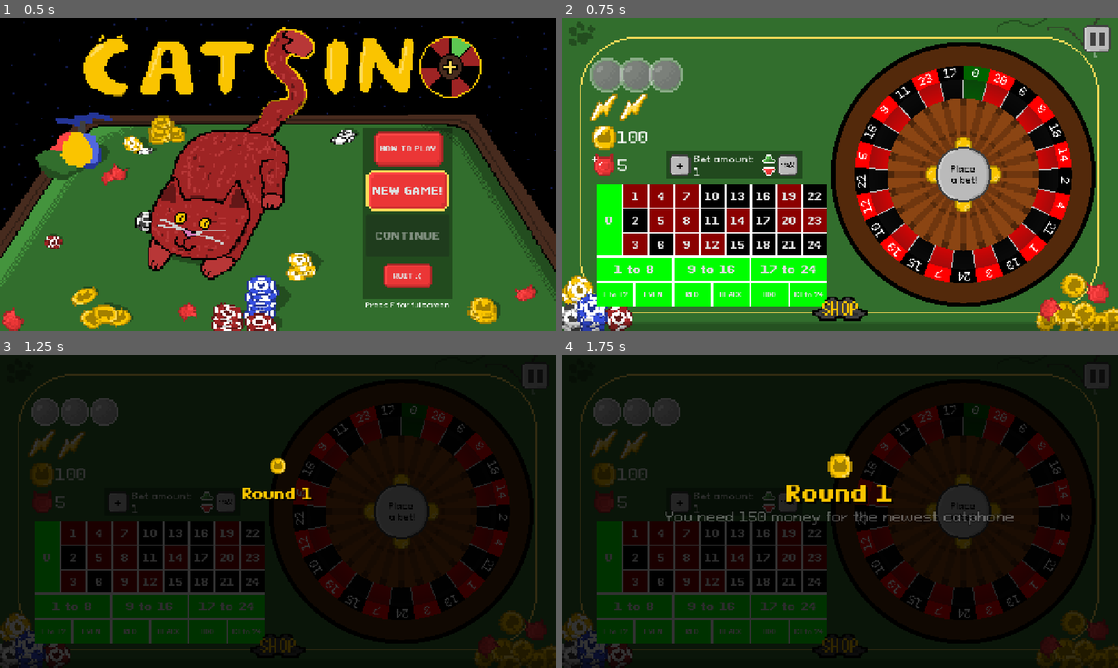
Above: before the commit, frames 1-4 (two rows, left to right).
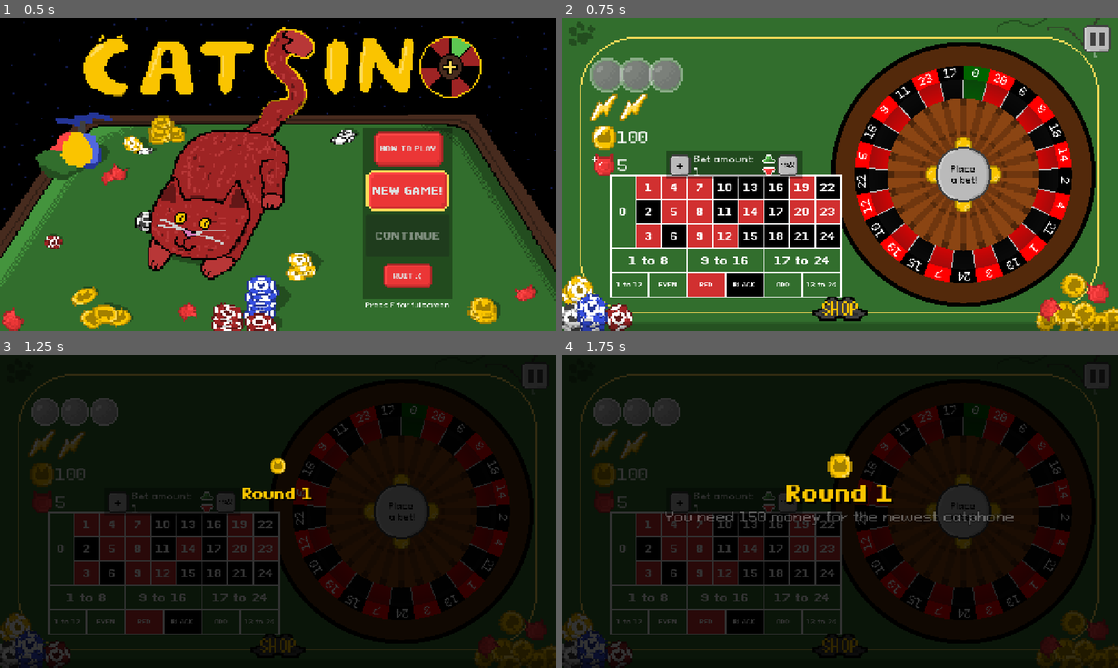
Above: after the commit, the same moments.

Repository: DuneRanger/Very-Serious-GameJam-2026
Game: Godot game, scene res://scenes/main.tscn
Two runs of this game, one before a commit and one after it. Both use one fixed random seed, a clock stepped at 60 frames per second and the inputs below. Sound files missing from this copy of the repository are replaced by a short silence.
Inputs:
- Up to frame 1 (0.5 s): no input
- Up to frame 2 (0.75 s): click "NEW GAME!" at 0.5 s
- Up to frame 3 (1.25 s): no input
- Up to frame 4 (1.75 s): click "0" at 1.25 s

Frame 1 is identical in both runs. In frame 2, 16% of the frame differs, in the area x 6-51%, y 50-93%; in frame 3, 12%; in frame 4, 12%.

Commit message:
Changed the betting system container and added a popup for money betted on a field

Diff:
--- a/scenes/game/game_scene/betting_system/bet_button.gd
+++ b/scenes/game/game_scene/betting_system/bet_button.gd
@@ -1,61 +1,75 @@
 class_name bet_button extends Button
 
-const base_color : Color = Color.GREEN
-const red_color : Color = Color.DARK_RED
-const black_color : Color = Color.BLACK
+const base_color : Color = Color("326e2dff")
+const red_color : Color = Color("d13030ff")
+const black_color : Color = Color("000000ff")
+
+var stylebox : StyleBoxFlat = null
 
 @export var button_id: int
 var amount_bet : int
 
-func set_color(new_color : Color):
-	var stylebox : StyleBoxFlat = StyleBoxFlat.new()
-	stylebox.bg_color = new_color
+func make_stylebox():
+	stylebox = StyleBoxFlat.new()
+	stylebox.border_color = Color("#ffffff00")
+	stylebox.border_width_bottom = 2
+	stylebox.border_width_top = 2
+	stylebox.border_width_right = 2
+	stylebox.border_width_left = 2
 	add_theme_stylebox_override("normal", stylebox)
 	add_theme_stylebox_override("hover_pressed", stylebox)
 	add_theme_stylebox_override("hover", stylebox)
 	add_theme_stylebox_override("pressed", stylebox)
 
 func _on_cells_change():
+	if button_id == GameEnums.max_roulette_num + 8:
+		stylebox.bg_color = red_color
+	if button_id == GameEnums.max_roulette_num + 9:
+		stylebox.bg_color = black_color
 	if betting_system.get_bet_type(button_id) != GameEnums.bet_types.NUMBER:
 		return
+
 	if GameManagerGlobal.red_cell_counts[button_id] > 0:
 		print("Changing color of field: ", button_id, " to red")
-		set_color(red_color)
+		stylebox.bg_color = red_color
 	elif GameManagerGlobal.black_cell_counts[button_id] > 0:
 		print("Changing color of field: ", button_id, " to black")
-		set_color(black_color)
+		stylebox.bg_color = black_color
 	else:
 		print("Changing color of field: ", button_id, " to gree")
-		set_color(base_color)
+		stylebox.bg_color = base_color
 
 func _ready() -> void:
+	make_stylebox()
 	add_theme_font_size_override("font_size", betting_system.get_font_size(button_id))
 	$ChipAbove.texture = load("res://assets/textures/chips/chip_black.png")
 	$ChipAbove.visible = false
 	$BetValueLabel.visible = false
-	set_color(base_color)
+
+	stylebox.bg_color = base_color
 	GameManagerGlobal.signal_change_amount_bet.connect(_on_change_amount)
 	GameManagerGlobal.signal_commit_cell_change_finished.connect(_on_cells_change)
 
 func _on_change_amount(id : int, value : int):
 	if (id != button_id and id != betting_system.all_buttons_id):
-		#print("Caught from button: " + str(button_id) + ", returning")
 		return
-	#print("Caught from button: " + str(button_id) + ", doing")
 	$ChipAbove.texture = betting_system.get_chip_texture(value)
 	amount_bet = value
-	if amount_bet == 0:
+	if amount_bet != 0:
+		$ChipAbove.visible = true
+		_on_mouse_entered()
+	else:
 		$ChipAbove.visible = false
-	else:
-		$ChipAbove.visible = true
-	_on_mouse_entered()
+		_on_mouse_exited()
 
 func _on_button_down() -> void:
 	GameManagerGlobal.signal_placed_bet.emit(button_id)
 
 func _on_mouse_entered() -> void:
-	print("Showing value on: ", button_id)
 	if amount_bet > 0:
+		print("Showing value on: ", button_id)
+		$BetValueLabel.text = "[bgcolor=dim_gray]" + str(amount_bet) + "[/bgcolor]"
+		$BetValueLabel.z_index = 100
 		$BetValueLabel.visible = true
 
 
--- a/scenes/game/game_scene/betting_system/bet_button.tscn
+++ b/scenes/game/game_scene/betting_system/bet_button.tscn
@@ -3,29 +3,29 @@
 [ext_resource type="FontFile" uid="uid://d0mkojug0pvql" path="res://assets/fonts/PixeloidSans-Bold.otf" id="1_8aveq"]
 [ext_resource type="Script" uid="uid://b2d37epksykgv" path="res://scenes/game/game_scene/betting_system/bet_button.gd" id="1_fcqf7"]
 [ext_resource type="Texture2D" uid="uid://dut742t7mmgrt" path="res://assets/textures/chips/chip_black.png" id="4_7vuyt"]
+[ext_resource type="FontFile" uid="uid://btfhjobeerona" path="res://assets/fonts/PixeloidSans.otf" id="4_iygw7"]
 
 [sub_resource type="StyleBoxFlat" id="StyleBoxFlat_by6ed"]
-
-[sub_resource type="StyleBoxFlat" id="StyleBoxFlat_7vuyt"]
-
-[sub_resource type="StyleBoxFlat" id="StyleBoxFlat_iygw7"]
-
-[sub_resource type="StyleBoxFlat" id="StyleBoxFlat_qfsh5"]
+border_width_left = 4
+border_width_top = 4
+border_width_right = 4
+border_width_bottom = 4
+border_color = Color(0.7329726, 0.7956592, 0.9768823, 1)
 
 [node name="Button" type="Button" unique_id=1147380025]
 offset_right = 8.0
 offset_bottom = 8.0
+theme_override_colors/font_color = Color(1, 1, 1, 1)
+theme_override_colors/font_pressed_color = Color(0.6392157, 0.5019608, 0, 1)
+theme_override_colors/font_hover_color = Color(0.98039216, 0.76862746, 0, 1)
+theme_override_colors/font_hover_pressed_color = Color(1, 1, 1, 1)
 theme_override_fonts/font = ExtResource("1_8aveq")
 theme_override_font_sizes/font_size = 8
 theme_override_styles/normal = SubResource("StyleBoxFlat_by6ed")
-theme_override_styles/pressed = SubResource("StyleBoxFlat_7vuyt")
-theme_override_styles/hover = SubResource("StyleBoxFlat_iygw7")
-theme_override_styles/hover_pressed = SubResource("StyleBoxFlat_qfsh5")
 button_mask = 3
 script = ExtResource("1_fcqf7")
 
 [node name="ChipAbove" type="TextureRect" parent="." unique_id=1105024843]
-visible = false
 layout_mode = 1
 anchors_preset = 8
 anchor_left = 0.5
@@ -38,19 +38,28 @@
 offset_bottom = 20.0
 grow_horizontal = 2
 grow_vertical = 2
+mouse_filter = 2
 texture = ExtResource("4_7vuyt")
 
-[node name="BetValueLabel" type="Label" parent="." unique_id=604725977]
+[node name="BetValueLabel" type="RichTextLabel" parent="." unique_id=1625257675]
 layout_mode = 1
-anchors_preset = 5
+anchors_preset = 8
 anchor_left = 0.5
+anchor_top = 0.5
 anchor_right = 0.5
-offset_left = 123.0
-offset_top = 14.0
-offset_right = 172.0
-offset_bottom = 37.0
+anchor_bottom = 0.5
+offset_left = -124.25
+offset_top = -36.5
+offset_right = 124.25
+offset_bottom = 36.5
 grow_horizontal = 2
-text = "honvo"
+grow_vertical = 2
+mouse_filter = 2
+theme_override_fonts/normal_font = ExtResource("4_iygw7")
+bbcode_enabled = true
+text = "1234567890"
+shortcut_keys_enabled = false
+horizontal_alignment = 1
 
 [connection signal="button_down" from="." to="." method="_on_button_down"]
 [connection signal="mouse_entered" from="." to="." method="_on_mouse_entered"]
--- a/scenes/game/game_scene/betting_system/betting_system.tscn
+++ b/scenes/game/game_scene/betting_system/betting_system.tscn
@@ -6,186 +6,191 @@
 [node name="BettingSystem" type="VBoxContainer" unique_id=30140118]
 offset_right = 704.0
 offset_bottom = 384.0
+theme_override_constants/separation = 0
 script = ExtResource("1_dp4ot")
 
-[node name="NumberButtons" type="HBoxContainer" parent="." unique_id=676976511]
+[node name="HBoxContainer" type="HBoxContainer" parent="." unique_id=291844068]
 layout_mode = 2
 size_flags_vertical = 3
 size_flags_stretch_ratio = 3.0
-
-[node name="Button0" parent="NumberButtons" unique_id=1147380025 instance=ExtResource("2_gf42j")]
-layout_mode = 2
-size_flags_horizontal = 3
+theme_override_constants/separation = 0
+
+[node name="Button0" parent="HBoxContainer" unique_id=1147380025 instance=ExtResource("2_gf42j")]
+layout_mode = 2
+size_flags_horizontal = 3
+size_flags_vertical = 3
 text = "0"
 
-[node name="GridContainer" type="GridContainer" parent="NumberButtons" unique_id=494121812]
+[node name="NumberButtons" type="GridContainer" parent="HBoxContainer" unique_id=641749549]
 layout_mode = 2
 size_flags_horizontal = 3
 size_flags_stretch_ratio = 8.0
+theme_override_constants/h_separation = 0
+theme_override_constants/v_separation = 0
 columns = 8
 
-[node name="Button1" parent="NumberButtons/GridContainer" unique_id=370527494 instance=ExtResource("2_gf42j")]
+[node name="Button1" parent="HBoxContainer/NumberButtons" unique_id=370527494 instance=ExtResource("2_gf42j")]
 layout_mode = 2
 size_flags_horizontal = 3
 size_flags_vertical = 3
 text = "1"
 button_id = 1
 
-[node name="Button4" parent="NumberButtons/GridContainer" unique_id=1284816386 instance=ExtResource("2_gf42j")]
+[node name="Button4" parent="HBoxContainer/NumberButtons" unique_id=1284816386 instance=ExtResource("2_gf42j")]
 layout_mode = 2
 size_flags_horizontal = 3
 size_flags_vertical = 3
 text = "4"
 button_id = 4
 
-[node name="Button7" parent="NumberButtons/GridContainer" unique_id=237074829 instance=ExtResource("2_gf42j")]
+[node name="Button7" parent="HBoxContainer/NumberButtons" unique_id=237074829 instance=ExtResource("2_gf42j")]
 layout_mode = 2
 size_flags_horizontal = 3
 size_flags_vertical = 3
 text = "7"
 button_id = 7
 
-[node name="Button10" parent="NumberButtons/GridContainer" unique_id=49357896 instance=ExtResource("2_gf42j")]
+[node name="Button10" parent="HBoxContainer/NumberButtons" unique_id=49357896 instance=ExtResource("2_gf42j")]
 layout_mode = 2
 size_flags_horizontal = 3
 size_flags_vertical = 3
 text = "10"
 button_id = 10
 
-[node name="Button13" parent="NumberButtons/GridContainer" unique_id=2025435831 instance=ExtResource("2_gf42j")]
+[node name="Button13" parent="HBoxContainer/NumberButtons" unique_id=2025435831 instance=ExtResource("2_gf42j")]
 layout_mode = 2
 size_flags_horizontal = 3
 size_flags_vertical = 3
 text = "13"
 button_id = 13
 
-[node name="Button16" parent="NumberButtons/GridContainer" unique_id=602989780 instance=ExtResource("2_gf42j")]
+[node name="Button16" parent="HBoxContainer/NumberButtons" unique_id=602989780 instance=ExtResource("2_gf42j")]
 layout_mode = 2
 size_flags_horizontal = 3
 size_flags_vertical = 3
 text = "16"
 button_id = 16
 
-[node name="Button19" parent="NumberButtons/GridContainer" unique_id=1468206351 instance=ExtResource("2_gf42j")]
+[node name="Button19" parent="HBoxContainer/NumberButtons" unique_id=1468206351 instance=ExtResource("2_gf42j")]
 layout_mode = 2
 size_flags_horizontal = 3
 size_flags_vertical = 3
 text = "19"
 button_id = 19
 
-[node name="Button22" parent="NumberButtons/GridContainer" unique_id=1648766737 instance=ExtResource("2_gf42j")]
+[node name="Button22" parent="HBoxContainer/NumberButtons" unique_id=1648766737 instance=ExtResource("2_gf42j")]
 layout_mode = 2
 size_flags_horizontal = 3
 size_flags_vertical = 3
 text = "22"
 button_id = 22
 
-[node name="Button2" parent="NumberButtons/GridContainer" unique_id=593126348 instance=ExtResource("2_gf42j")]
+[node name="Button2" parent="HBoxContainer/NumberButtons" unique_id=593126348 instance=ExtResource("2_gf42j")]
 layout_mode = 2
 size_flags_horizontal = 3
 size_flags_vertical = 3
 text = "2"
 button_id = 2
 
-[node name="Button5" parent="NumberButtons/GridContainer" unique_id=5224901 instance=ExtResource("2_gf42j")]
+[node name="Button5" parent="HBoxContainer/NumberButtons" unique_id=5224901 instance=ExtResource("2_gf42j")]
 layout_mode = 2
 size_flags_horizontal = 3
 size_flags_vertical = 3
 text = "5"
 button_id = 5
 
-[node name="Button8" parent="NumberButtons/GridContainer" unique_id=1409872943 instance=ExtResource("2_gf42j")]
+[node name="Button8" parent="HBoxContainer/NumberButtons" unique_id=1409872943 instance=ExtResource("2_gf42j")]
 layout_mode = 2
 size_flags_horizontal = 3
 size_flags_vertical = 3
 text = "8"
 button_id = 8
 
-[node name="Button11" parent="NumberButtons/GridContainer" unique_id=1943613880 instance=ExtResource("2_gf42j")]
+[node name="Button11" parent="HBoxContainer/NumberButtons" unique_id=1943613880 instance=ExtResource("2_gf42j")]
 layout_mode = 2
 size_flags_horizontal = 3
 size_flags_vertical = 3
 text = "11"
 button_id = 11
 
-[node name="Button14" parent="NumberButtons/GridContainer" unique_id=494815009 instance=ExtResource("2_gf42j")]
+[node name="Button14" parent="HBoxContainer/NumberButtons" unique_id=494815009 instance=ExtResource("2_gf42j")]
 layout_mode = 2
 size_flags_horizontal = 3
 size_flags_vertical = 3
 text = "14"
 button_id = 14
 
-[node name="Button17" parent="NumberButtons/GridContainer" unique_id=1689607164 instance=ExtResource("2_gf42j")]
+[node name="Button17" parent="HBoxContainer/NumberButtons" unique_id=1689607164 instance=ExtResource("2_gf42j")]
 layout_mode = 2
 size_flags_horizontal = 3
 size_flags_vertical = 3
 text = "17"
 button_id = 17
 
-[node name="Button20" parent="NumberButtons/GridContainer" unique_id=2014062493 instance=ExtResource("2_gf42j")]
+[node name="Button20" parent="HBoxContainer/NumberButtons" unique_id=2014062493 instance=ExtResource("2_gf42j")]
 layout_mode = 2
 size_flags_horizontal = 3
 size_flags_vertical = 3
 text = "20"
 button_id = 20
 
-[node name="Button23" parent="NumberButtons/GridContainer" unique_id=1101390120 instance=ExtResource("2_gf42j")]
+[node name="Button23" parent="HBoxContainer/NumberButtons" unique_id=1101390120 instance=ExtResource("2_gf42j")]
 layout_mode = 2
 size_flags_horizontal = 3
 size_flags_vertical = 3
 text = "23"
 button_id = 23
 
-[node name="Button3" parent="NumberButtons/GridContainer" unique_id=1420978981 instance=ExtResource("2_gf42j")]
+[node name="Button3" parent="HBoxContainer/NumberButtons" unique_id=1420978981 instance=ExtResource("2_gf42j")]
 layout_mode = 2
 size_flags_horizontal = 3
 size_flags_vertical = 3
 text = "3"
 button_id = 3
 
-[node name="Button6" parent="NumberButtons/GridContainer" unique_id=123226043 instance=ExtResource("2_gf42j")]
+[node name="Button6" parent="HBoxContainer/NumberButtons" unique_id=123226043 instance=ExtResource("2_gf42j")]
 layout_mode = 2
 size_flags_horizontal = 3
 size_flags_vertical = 3
 text = "6"
 button_id = 6
 
-[node name="Button9" parent="NumberButtons/GridContainer" unique_id=265931556 instance=ExtResource("2_gf42j")]
+[node name="Button9" parent="HBoxContainer/NumberButtons" unique_id=265931556 instance=ExtResource("2_gf42j")]
 layout_mode = 2
 size_flags_horizontal = 3
 size_flags_vertical = 3
 text = "9"
 button_id = 9
 
-[node name="Button12" parent="NumberButtons/GridContainer" unique_id=593352802 instance=ExtResource("2_gf42j")]
+[node name="Button12" parent="HBoxContainer/NumberButtons" unique_id=593352802 instance=ExtResource("2_gf42j")]
 layout_mode = 2
 size_flags_horizontal = 3
 size_flags_vertical = 3
 text = "12"
 button_id = 12
 
-[node name="Button15" parent="NumberButtons/GridContainer" unique_id=1792735356 instance=ExtResource("2_gf42j")]
+[node name="Button15" parent="HBoxContainer/NumberButtons" unique_id=1792735356 instance=ExtResource("2_gf42j")]
 layout_mode = 2
 size_flags_horizontal = 3
 size_flags_vertical = 3
 text = "15"
 button_id = 15
 
-[node name="Button18" parent="NumberButtons/GridContainer" unique_id=45912133 instance=ExtResource("2_gf42j")]
+[node name="Button18" parent="HBoxContainer/NumberButtons" unique_id=45912133 instance=ExtResource("2_gf42j")]
 layout_mode = 2
 size_flags_horizontal = 3
 size_flags_vertical = 3
 text = "18"
 button_id = 18
 
-[node name="Button21" parent="NumberButtons/GridContainer" unique_id=1483634815 instance=ExtResource("2_gf42j")]
+[node name="Button21" parent="HBoxContainer/NumberButtons" unique_id=1483634815 instance=ExtResource("2_gf42j")]
 layout_mode = 2
 size_flags_horizontal = 3
 size_flags_vertical = 3
 text = "21"
 button_id = 21
 
-[node name="Button24" parent="NumberButtons/GridContainer" unique_id=782951881 instance=ExtResource("2_gf42j")]
+[node name="Button24" parent="HBoxContainer/NumberButtons" unique_id=782951881 instance=ExtResource("2_gf42j")]
 layout_mode = 2
 size_flags_horizontal = 3
 size_flags_vertical = 3
@@ -195,6 +200,7 @@
 [node name="ThirdsButtons" type="HBoxContainer" parent="." unique_id=2137869424]
 layout_mode = 2
 size_flags_vertical = 3
+theme_override_constants/separation = 0
 
 [node name="ButtonFirstThird" parent="ThirdsButtons" unique_id=596071378 instance=ExtResource("2_gf42j")]
 layout_mode = 2
@@ -217,6 +223,7 @@
 [node name="HalvesButtons" type="HBoxContainer" parent="." unique_id=1845926523]
 layout_mode = 2
 size_flags_vertical = 3
+theme_override_constants/separation = 0
 alignment = 1
 
 [node name="ButtonFirstHalf" parent="HalvesButtons" unique_id=882456603 instance=ExtResource("2_gf42j")]
--- a/scenes/game/game_scene/game_scene.tscn
+++ b/scenes/game/game_scene/game_scene.tscn
@@ -55,16 +55,15 @@
 [node name="BoostSystem" parent="Table" unique_id=1635259107 instance=ExtResource("6_4jb31")]
 
 [node name="ColorRect" type="ColorRect" parent="Table" unique_id=665043885]
-offset_left = -560.0
-offset_top = 24.0
-offset_right = -30.0
-offset_bottom = 304.0
+offset_left = -530.0
+offset_right = 4.0
+offset_bottom = 284.0
 
 [node name="BettingSystem" parent="Table" unique_id=1571585412 instance=ExtResource("4_uj17p")]
-offset_left = -560.0
-offset_top = 24.0
-offset_right = -30.0
-offset_bottom = 304.0
+offset_left = -528.0
+offset_top = 2.0
+offset_right = 2.0
+offset_bottom = 282.0
 
 [node name="HUD" parent="." unique_id=1970834067 instance=ExtResource("9_4jb31")]
 layer = 200
